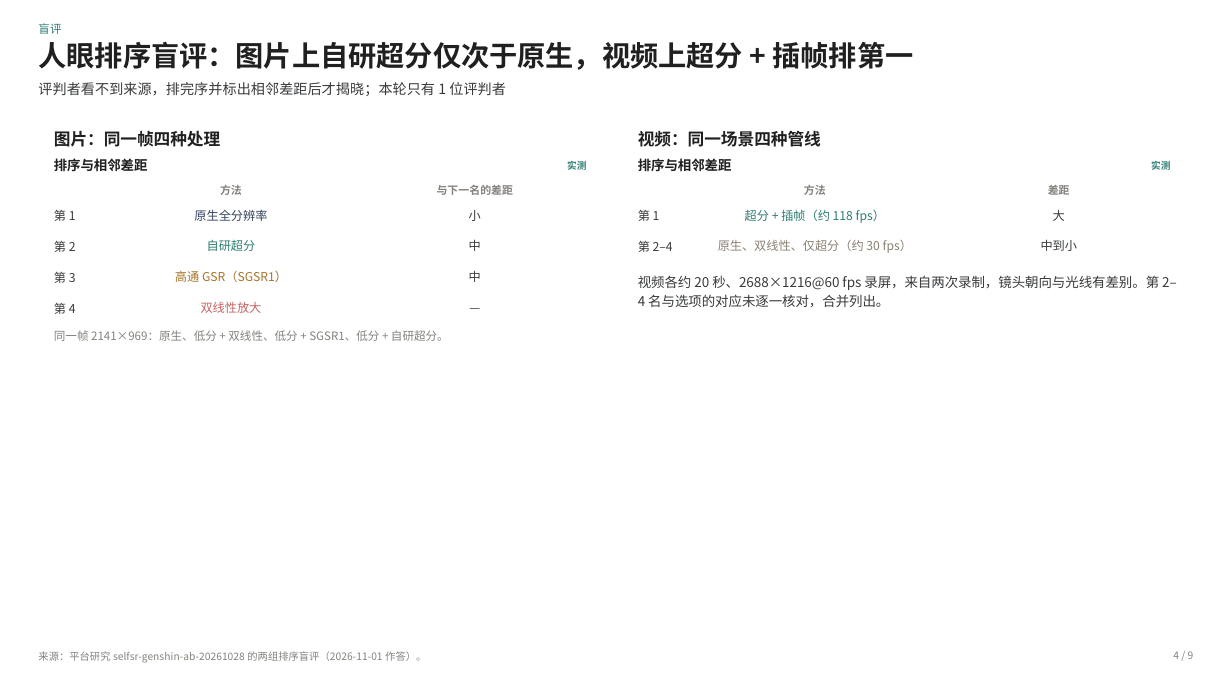
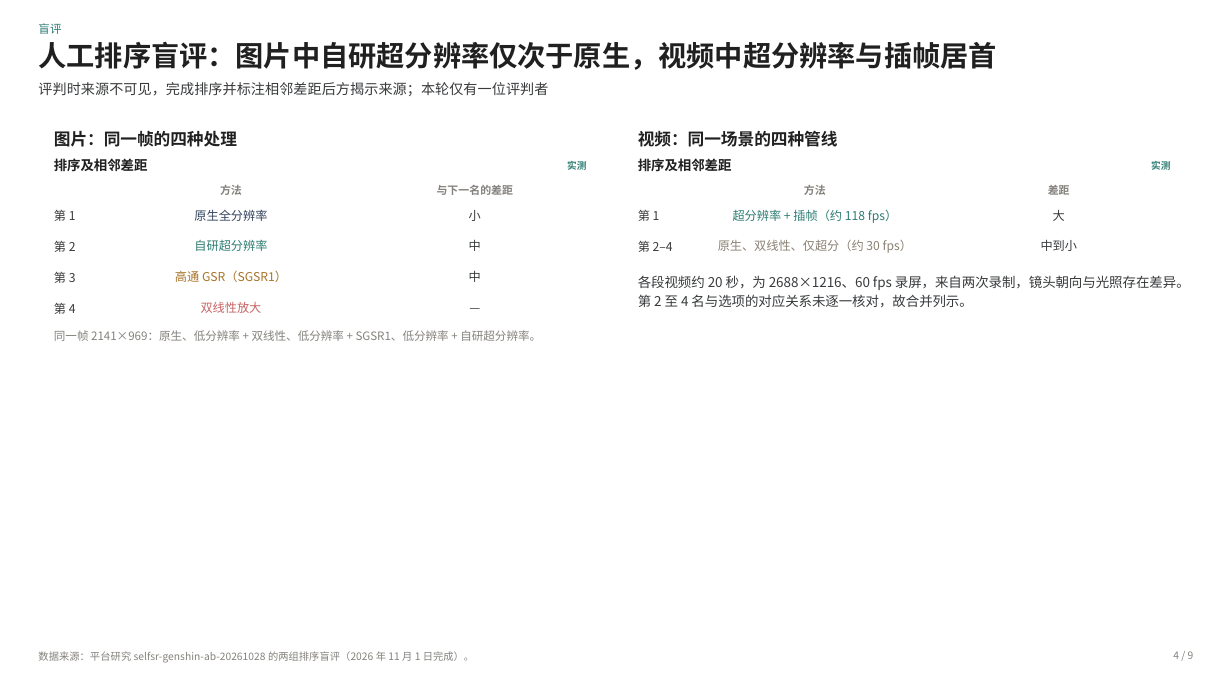
Before and after one commit to HGamey/docs, a slide deck: slide 4 of slides/2026-11-02-超分与插帧阶段结果.pptx. Drawn at 1232x693 pixels with LibreOffice and Linux fonts; fonts in the diff are those of the drawing; background and template pictures are left out. Boxes give left, top, right and bottom in pixels: in the first picture for what was removed or moved away, otherwise in the second. Text is boxed around its words. In the diff, an @@ line names an element or a change of style, - is before the commit and + after.

```diff
--- a/slides/2026-11-02-超分与插帧阶段结果.pptx
+++ b/slides/2026-11-02-超分与插帧阶段结果.pptx
@@ text at <box>38,41,996,70</box>: text changed @@
-人眼排序盲评：图片上自研超分仅次于原生，视频上超分 + 插帧排第一
+人工排序盲评：图片中自研超分辨率仅次于原生，视频中超分辨率与插帧居首
@@ text at <box>38,82,548,96</box>: text changed @@
-评判者看不到来源，排完序并标出相邻差距后才揭晓；本轮只有 1 位评判者
+评判时来源不可见，完成排序并标注相邻差距后方揭示来源；本轮仅有一位评判者
@@ text at <box>54,130,237,147</box>: text changed @@
-图片：同一帧四种处理
+图片：同一帧的四种处理
@@ text at <box>638,130,838,147</box>: text changed @@
-视频：同一场景四种管线
+视频：同一场景的四种管线
@@ text at <box>54,158,148,171</box>: text changed @@
-排序与相邻差距
+排序及相邻差距
@@ text at <box>638,158,732,171</box>: text changed @@
-排序与相邻差距
+排序及相邻差距
@@ text at <box>733,210,897,223</box>: text changed @@
-超分 + 插帧（约 118 fps）
+超分辨率 + 插帧（约 118 fps）
@@ text at <box>194,240,267,251</box>: text changed @@
-自研超分
+自研超分辨率
@@ text at <box>638,275,1190,307</box>: text changed @@
-视频各约 20 秒、2688×1216@60 fps 录屏，来自两次录制，镜头朝向与光线有差别。第 2–4 名与选项的对应未逐一核对，合并列出。
+各段视频约 20 秒，为 2688×1216、60 fps 录屏，来自两次录制，镜头朝向与光照存在差异。第 2 至 4 名与选项的对应关系未逐一核对，故合并列示。
@@ text at <box>54,330,541,341</box>: text changed @@
-同一帧 2141×969：原生、低分 + 双线性、低分 + SGSR1、低分 + 自研超分。
+同一帧 2141×969：原生、低分辨率 + 双线性、低分辨率 + SGSR1、低分辨率 + 自研超分辨率。
@@ text at <box>38,651,474,663</box>: text changed @@
-来源：平台研究 selfsr-genshin-ab-20261028 的两组排序盲评（2026-11-01 作答）。
+数据来源：平台研究 selfsr-genshin-ab-20261028 的两组排序盲评（2026 年 11 月 1 日完成）。
```
Also in this commit, not shown: 8 other slides changed, 49 other files.
